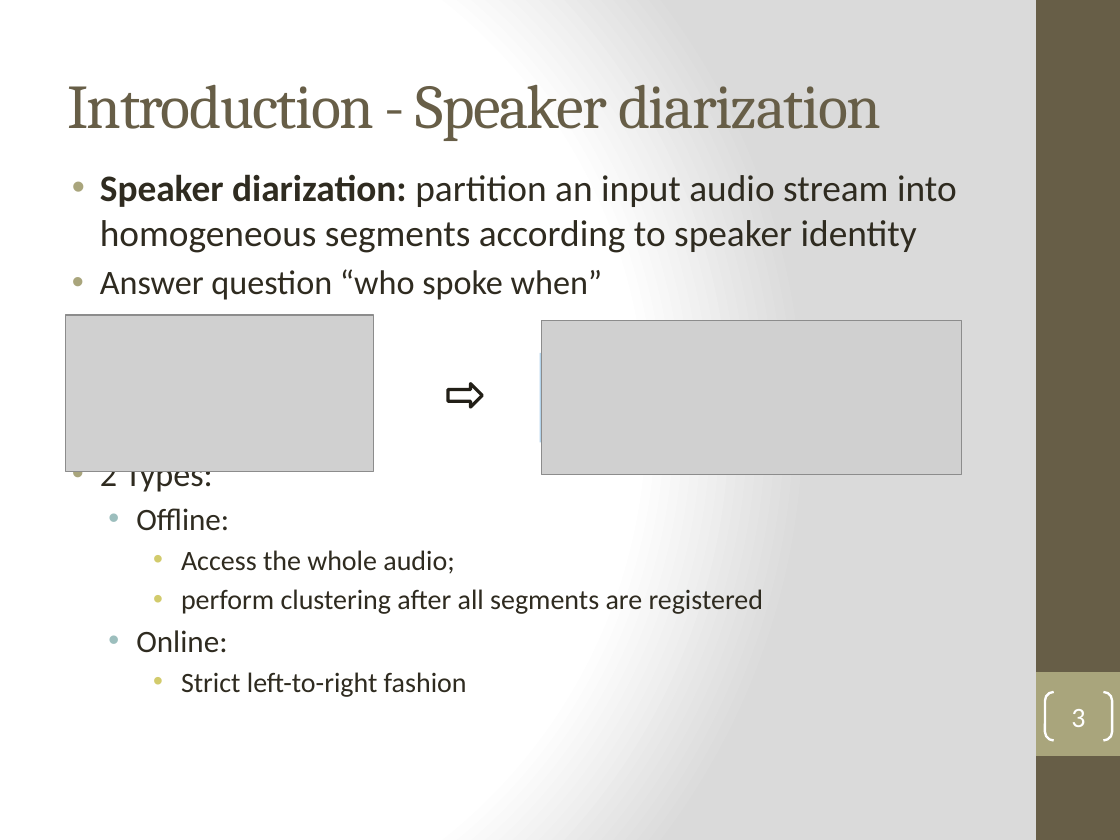
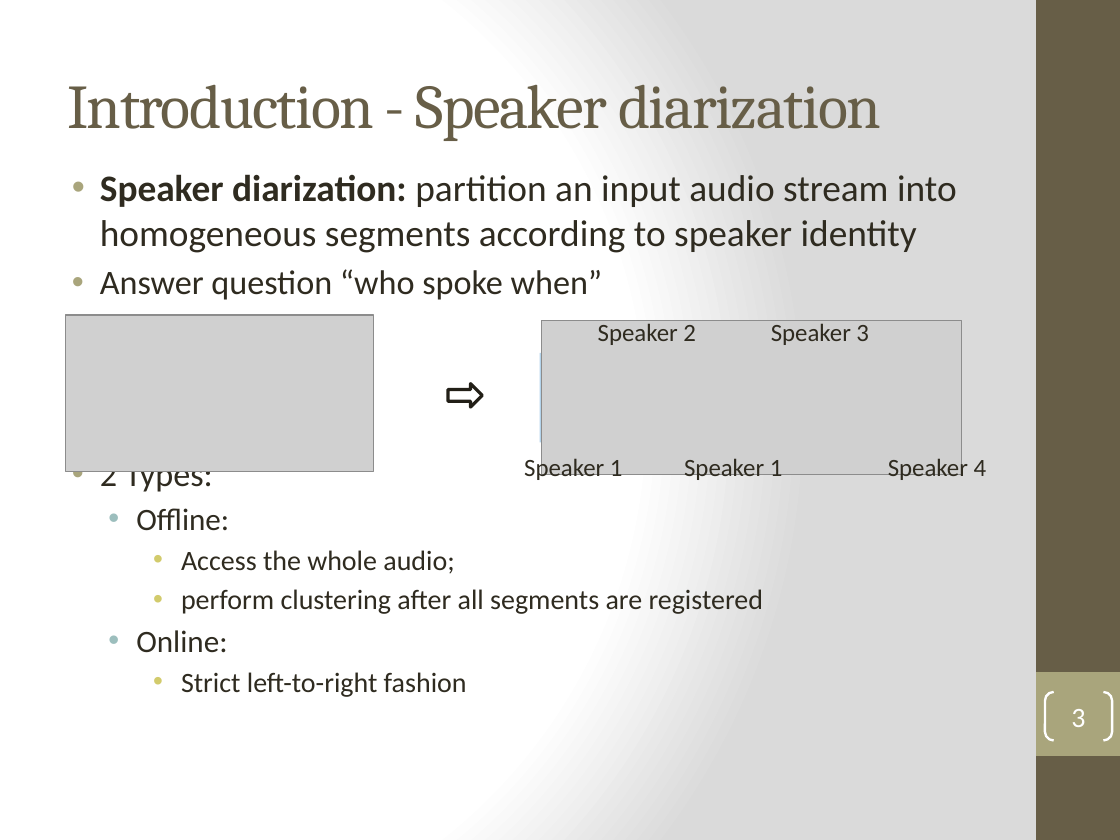
Before and after one commit to henryph/vba_project, a slide deck: slide 3 of Real-time Speaker Recognizer - Oral Examination.pptx. Drawn at 1120x840 pixels with LibreOffice and Linux fonts; fonts in the diff are those of the drawing; grey boxes stand for pictures. Boxes give left, top, right and bottom in pixels: in the first picture for what was removed or moved away, otherwise in the second. Text is boxed around its words. In the diff, an @@ line names an element or a change of style, - is before the commit and + after.

```diff
--- a/Real-time Speaker Recognizer - Oral Examination.pptx
+++ b/Real-time Speaker Recognizer - Oral Examination.pptx
@@ text added at (598,323,696,345), 16 pt, text #2F2B20 @@
+Speaker 2
@@ text added at (771,323,869,345), 16 pt, text #2F2B20 @@
+Speaker 3
@@ text added at (524,456,623,482), 16 pt, text #2F2B20 @@
+Speaker 1
@@ text added at (684,458,783,480), 16 pt, text #2F2B20 @@
+Speaker 1
@@ text added at (888,456,987,480), 16 pt, text #2F2B20 @@
+Speaker 4
```
Also in this commit, not shown: 10 other slides changed, 3 slides added, 1 slide removed.
